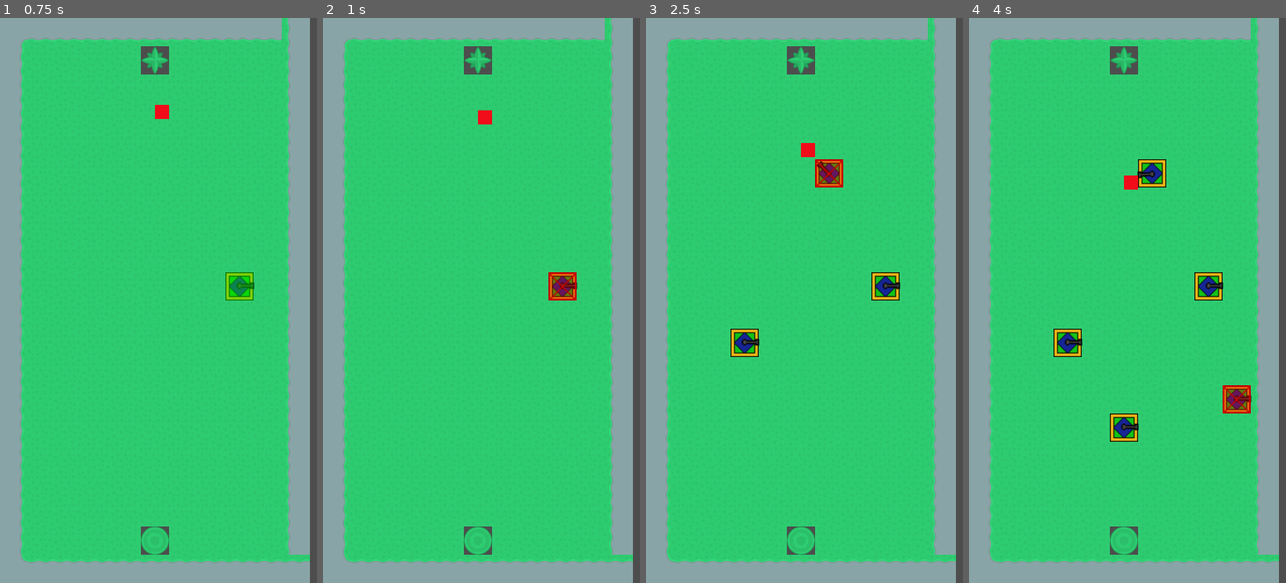
Above: before the commit, frames 1-4 (left to right).
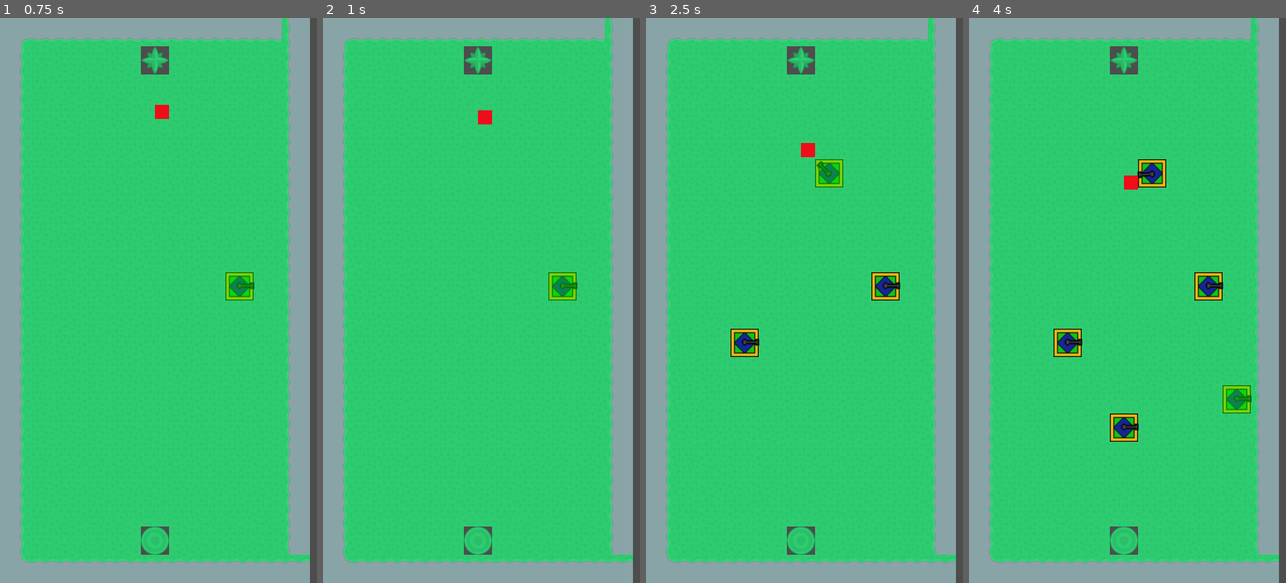
Above: after the commit, the same moments.

Repository: robmayhew/godot-questions
Game: Godot game, scene res://main.tscn
The game is run twice, just before and just after one commit, with the same random seed, the same clock (stepped at 60 frames per second) and the same inputs.
Inputs (mouse positions are in pixels of both pictures, inside the frame that each line leads up to):
- Up to frame 1 (0.75 s): move the mouse to (228, 272) at 0.52 s; click (228, 272) at 0.67 s
- Up to frame 2 (1 s): no input
- Up to frame 3 (2.5 s): drag from (741, 328) to (886, 289) at 1.27 s; tap Enter at 2 s; move the mouse to (836, 176) at 2.02 s; click (836, 176) at 2.17 s
- Up to frame 4 (4 s): tap Space at 2.75 s; drag from (1111, 413) to (1067, 340) at 2.77 s; move the mouse to (1222, 385) at 3.52 s; click (1222, 385) at 3.67 s

Frame 1 is identical in both runs. In frame 2, 0.4% of the frame differs, in the area x 71-80%, y 45-50%; in frame 3, 0.4%; in frame 4, 0.4%.

Commit message:
The touch events still stuggline

Diff:
--- a/towerdefence/main.gd
+++ b/towerdefence/main.gd
@@ -11,13 +11,21 @@
 	_on_creep_ready_for_next_cell(Vector2.ZERO)
 
 func _input(event: InputEvent) -> void:
+	# Handle touch events first (for mobile)
+	#if event is InputEventScreenTouch:
+		#if not event.pressed:
+			#_handle_click(event.position)
+		#_update_cursor(event.position)
+		#get_viewport().set_input_as_handled()  # Prevent mouse events from also firing
+		#return
+
+	# Handle mouse events (for desktop)
 	if event is InputEventMouseButton:
 		if event.button_index == MOUSE_BUTTON_LEFT and event.pressed:
 			_handle_click(event.position)
-	elif event is InputEventScreenTouch:
-		#if event.pressed:
-		#	_handle_click(event.position)
-		_update_cursor(event.position)
+		return
+
+	# Handle cursor updates
 	if event is InputEventMouseMotion:
 		_update_cursor(event.position)
 	elif event is InputEventScreenDrag:
